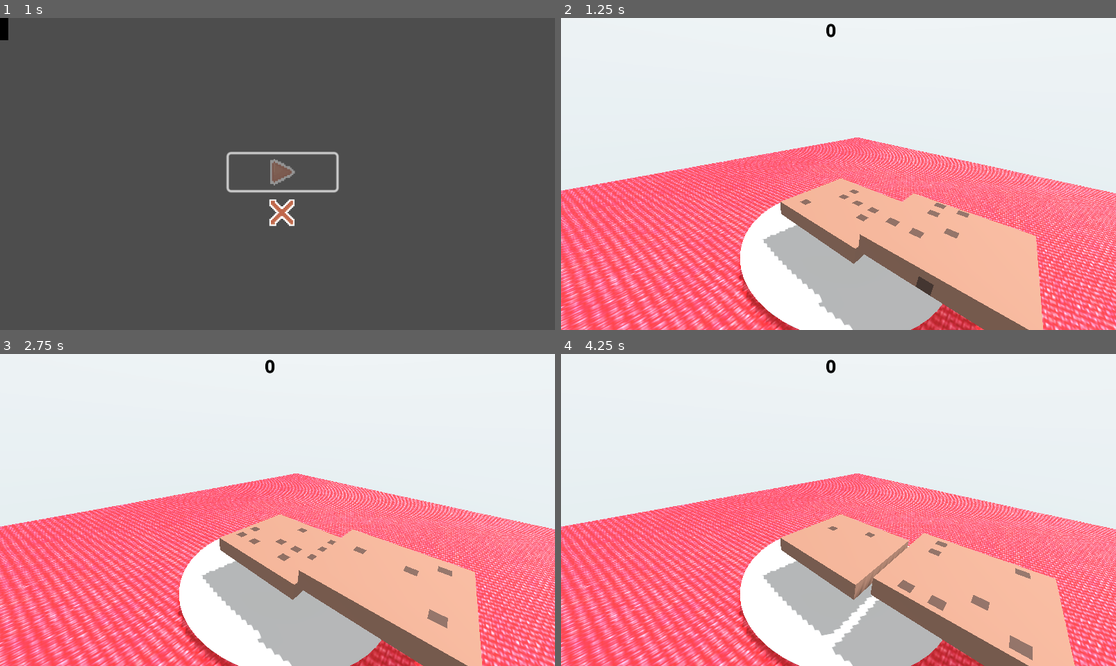
Above: before the commit, frames 1-4 (two rows, left to right).
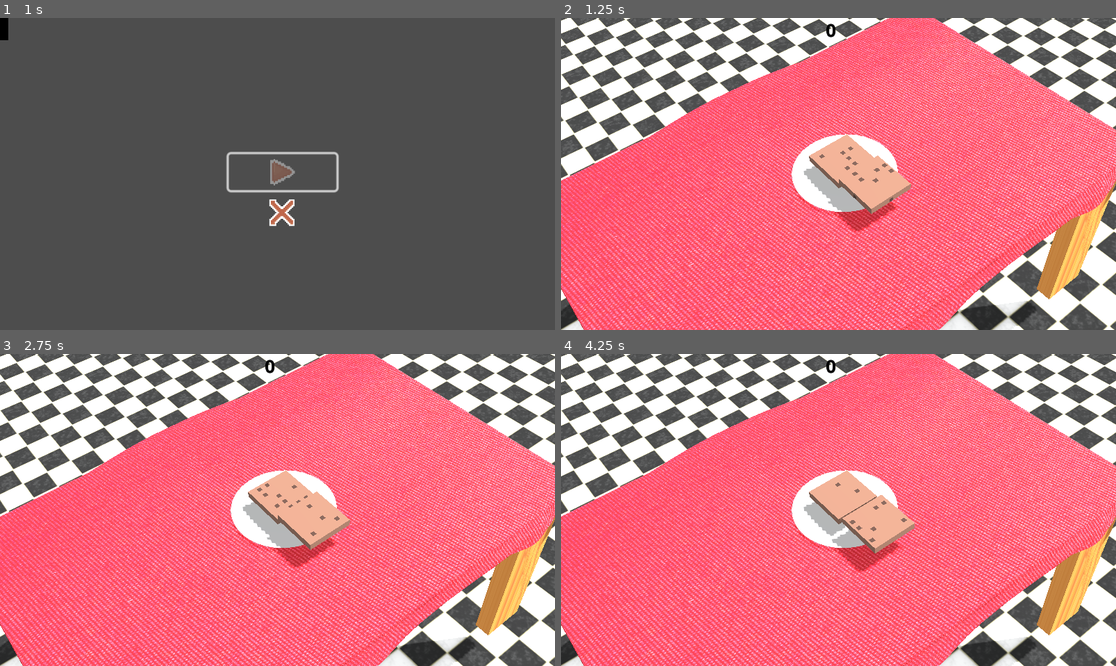
Above: after the commit, the same moments.

Repository: NahirJT/CookieMookie
Game: Godot game, scene res://scenes/main_menu.tscn
The game is run twice, just before and just after one commit, with the same random seed, the same clock (stepped at 60 frames per second) and the same inputs. Video files are missing from this copy of the repository; at most half a second of black plays in their place.
Inputs (mouse positions are in pixels of both pictures, inside the frame that each line leads up to):
- Up to frame 1 (1 s): click (283, 170) at 0.5 s
- Up to frame 2 (1.25 s): no input
- Up to frame 3 (2.75 s): hold Space (place) 1.28-2 s; click (288, 528) at 2 s
- Up to frame 4 (4.25 s): tap Space (place) at 2.85 s; click (849, 528) at 3.5 s

Frame 1 is identical in both runs. In frame 2, 79% of the frame differs, in the area x 0-100%, y 0-100%; in frame 3, 79%; in frame 4, 79%.

Commit message:
Adjusted the camera angle

Diff:
--- a/project.godot
+++ b/project.godot
@@ -12,7 +12,7 @@
 
 config/name="CookieMookie"
 run/main_scene="uid://bfelop77v2h8y"
-config/features=PackedStringArray("4.5", "GL Compatibility")
+config/features=PackedStringArray("4.4", "GL Compatibility")
 config/icon="res://icon.svg"
 
 [autoload]
--- a/scenes/main.tscn
+++ b/scenes/main.tscn
@@ -1,19 +1,19 @@
 [gd_scene load_steps=22 format=3 uid="uid://cl0ecfv7exlq3"]
 
-[ext_resource type="Script" uid="uid://cj10wlvs8dqwv" path="res://scripts/main.gd" id="1_o5qli"]
-[ext_resource type="AudioStream" uid="uid://bjp4l4fjsth7b" path="res://assets/audio/sfx/cookie_place.wav" id="2_0wfyh"]
-[ext_resource type="Script" uid="uid://dto7k2kbvi6m6" path="res://scenes/HUD.gd" id="3_sugp2"]
-[ext_resource type="Texture2D" uid="uid://cokjb3sr7yurc" path="res://assets/models/textures/Kitchen Tile.png" id="4_eb6dy"]
-[ext_resource type="ArrayMesh" uid="uid://b7jlcrmau6p7t" path="res://assets/models/floor.obj" id="5_trceg"]
-[ext_resource type="Texture2D" uid="uid://dikihn6chyh4f" path="res://assets/models/textures/c01880da-8498-4684-a887-96041e060f6b.jpg" id="7_jkv2x"]
-[ext_resource type="ArrayMesh" uid="uid://hkv0us082pai" path="res://assets/models/table.obj" id="8_jbj1t"]
-[ext_resource type="Texture2D" uid="uid://ctu6eafcf1jm" path="res://assets/models/textures/Red-Texture1-1700176744.jpg" id="9_choun"]
-[ext_resource type="ArrayMesh" uid="uid://dcuety6ynolp" path="res://assets/models/tablecloth.obj" id="11_0ld40"]
-[ext_resource type="ArrayMesh" uid="uid://g5jd2724ck5b" path="res://assets/models/plate.obj" id="11_ya4ey"]
-[ext_resource type="Shader" uid="uid://cpa8w7tqpy2hi" path="res://shaders/main.gdshader" id="12_eb6dy"]
+[ext_resource type="Script" uid="uid://chwoqpntolixc" path="res://scripts/main.gd" id="1_o5qli"]
+[ext_resource type="AudioStream" uid="uid://c6frlca23ixkn" path="res://assets/audio/sfx/cookie_place.wav" id="2_0wfyh"]
+[ext_resource type="Script" uid="uid://b4q1s8ijyoxlu" path="res://scenes/HUD.gd" id="3_sugp2"]
+[ext_resource type="Texture2D" uid="uid://cx3a3cs7fluc5" path="res://assets/models/textures/Kitchen Tile.png" id="4_eb6dy"]
+[ext_resource type="ArrayMesh" uid="uid://dnpsnkmbh5506" path="res://assets/models/floor.obj" id="5_trceg"]
+[ext_resource type="Texture2D" uid="uid://0aoxp5gwfcb7" path="res://assets/models/textures/c01880da-8498-4684-a887-96041e060f6b.jpg" id="7_jkv2x"]
+[ext_resource type="ArrayMesh" uid="uid://bxet8aa5xxsxe" path="res://assets/models/table.obj" id="8_jbj1t"]
+[ext_resource type="Texture2D" uid="uid://ccxnob2nklbxp" path="res://assets/models/textures/Red-Texture1-1700176744.jpg" id="9_choun"]
+[ext_resource type="ArrayMesh" uid="uid://dpxoejycpxg1k" path="res://assets/models/tablecloth.obj" id="11_0ld40"]
+[ext_resource type="ArrayMesh" uid="uid://l5803pmb2soa" path="res://assets/models/plate.obj" id="11_ya4ey"]
+[ext_resource type="Shader" uid="uid://dbxo6pa4elwqd" path="res://shaders/main.gdshader" id="12_eb6dy"]
 
 [sub_resource type="Gradient" id="Gradient_sgp6g"]
-colors = PackedColorArray(0.68235296, 0.7764706, 0.8117647, 1, 1, 1, 1, 1)
+colors = PackedColorArray(0.682353, 0.776471, 0.811765, 1, 1, 1, 1, 1)
 
 [sub_resource type="GradientTexture2D" id="GradientTexture2D_o5qli"]
 gradient = SubResource("Gradient_sgp6g")
@@ -73,11 +73,12 @@
 environment = SubResource("Environment_0wfyh")
 
 [node name="DirectionalLight3D" type="DirectionalLight3D" parent="."]
-transform = Transform3D(-0.8660254, -0.43301278, 0.25, 0, 0.49999997, 0.86602545, -0.50000006, 0.75, -0.43301266, 1.8434682, 6.5534763, -1.0451403)
+transform = Transform3D(-0.866025, -0.433013, 0.25, 0, 0.5, 0.866025, -0.5, 0.75, -0.433013, 1.84347, 6.55348, -1.04514)
 shadow_enabled = true
 
 [node name="Camera3D" type="Camera3D" parent="."]
-transform = Transform3D(0.74977076, -0.282059, 0.59857064, 0.06083381, 0.93014985, 0.36210546, -0.6588956, -0.2350828, 0.71455795, 2.3511717, 2.4915736, 3.1389751)
+transform = Transform3D(0.610757, -0.563046, 0.556736, -0.0427797, 0.67862, 0.733242, -0.790661, -0.47165, 0.390385, 14.9172, 19.1556, 10.7282)
+fov = 27.5
 
 [node name="Stack" type="Node3D" parent="."]
 
@@ -105,24 +106,24 @@
 text = "\"0\""
 
 [node name="Floor" type="MeshInstance3D" parent="."]
-transform = Transform3D(17.064949, 0, 0, 0, 1, 0, 0, 0, 16.918314, -14.431057, -13.539325, -15.094329)
+transform = Transform3D(17.0649, 0, 0, 0, 1, 0, 0, 0, 16.9183, -14.4311, -13.5393, -15.0943)
 material_override = SubResource("StandardMaterial3D_yc10j")
 mesh = ExtResource("5_trceg")
 surface_material_override/0 = SubResource("ShaderMaterial_jscy8")
 
 [node name="Table" type="MeshInstance3D" parent="."]
-transform = Transform3D(2.4615927, 0, 0, 0, 3.0185156, 0, 0, 0, 2.3949003, -0.41447866, -1.2975619, 0.41228473)
+transform = Transform3D(2.46159, 0, 0, 0, 3.01852, 0, 0, 0, 2.3949, -0.414479, -1.29756, 0.412285)
 material_override = SubResource("StandardMaterial3D_pm3ni")
 mesh = ExtResource("8_jbj1t")
 surface_material_override/0 = SubResource("ShaderMaterial_y6deb")
 
 [node name="Tablecloth" type="MeshInstance3D" parent="."]
-transform = Transform3D(2.5044446, 0, 0, 0, 0.74300116, 0, 0, 0, 2.4717329, -0.36583173, -0.88830614, 0.34972775)
+transform = Transform3D(2.50444, 0, 0, 0, 0.743001, 0, 0, 0, 2.47173, -0.365832, -0.888306, 0.349728)
 material_override = SubResource("StandardMaterial3D_ya4ey")
 mesh = ExtResource("11_0ld40")
 
 [node name="Plate" type="MeshInstance3D" parent="."]
-transform = Transform3D(3.1965752, 0, 0, 0, 1, 0, 0, 0, 3.1965752, 0.020560384, -0.8037859, -0.042668283)
+transform = Transform3D(3.19658, 0, 0, 0, 1, 0, 0, 0, 3.19658, 0.0205604, -0.803786, -0.0426683)
 gi_mode = 2
 gi_lightmap_texel_scale = 0.7905
 mesh = ExtResource("11_ya4ey")
--- a/scenes/main_menu.tscn
+++ b/scenes/main_menu.tscn
@@ -20,13 +20,13 @@
 anchors_preset = 15
 anchor_right = 1.0
 anchor_bottom = 1.0
-offset_left = -46.000004
-offset_top = -25.000004
+offset_left = -46.0
+offset_top = -25.0
 offset_right = 82.0
 offset_bottom = -25.0
 grow_horizontal = 2
 grow_vertical = 2
-scale = Vector2(0.9841967, 1.1072214)
+scale = Vector2(0.984197, 1.10722)
 stream = ExtResource("2_8ln24")
 autoplay = true
 loop = true
@@ -38,13 +38,13 @@
 anchor_top = 0.5
 anchor_right = 0.5
 anchor_bottom = 0.5
-offset_left = -101.00003
+offset_left = -101.0
 offset_top = -41.0
 offset_right = -8.0
 offset_bottom = 25.0
 grow_horizontal = 2
 grow_vertical = 2
-scale = Vector2(2.3999999, 2.3999999)
+scale = Vector2(2.4, 2.4)
 
 [node name="StartButton" type="Button" parent="ButtonContainer"]
 layout_mode = 2
Not shown: 1 places in scenes/main_menu.tscn that only renumber resources
